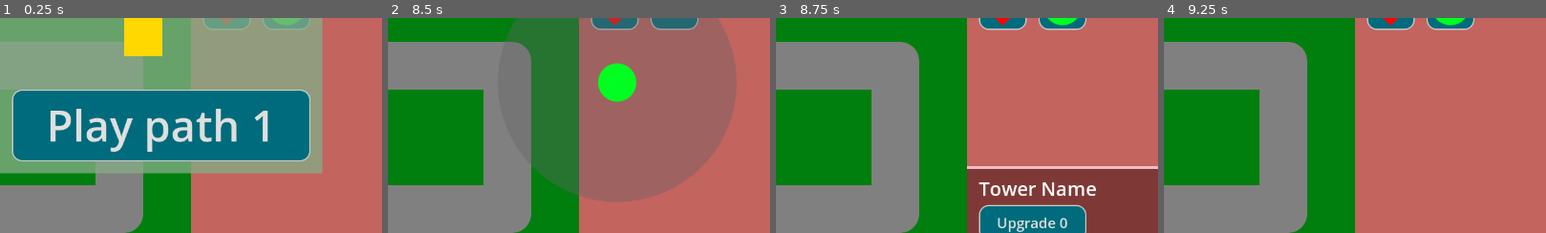
Above: before the commit, frames 1-4 (left to right).
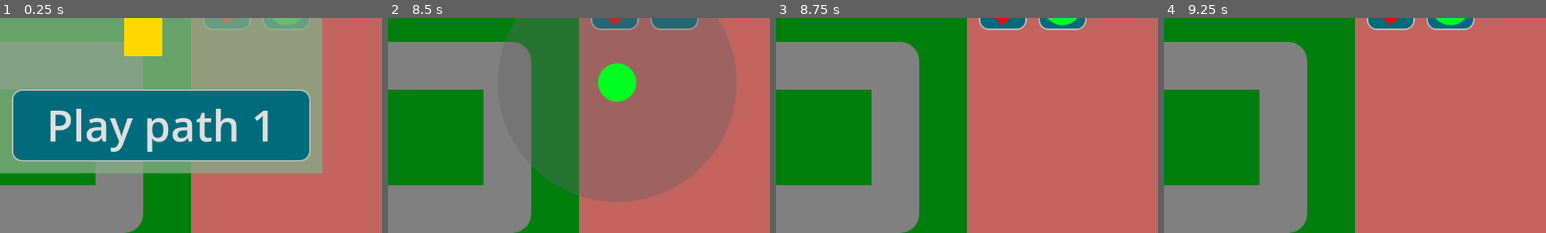
Above: after the commit, the same moments.

Repository: phrasmotica/godot-tower-defence
Game: Godot game, scene res://scenes/game.tscn
Same seed, same stepped clock (60 frames per second), same inputs: the game is played once before the commit and once after it.
Inputs (mouse positions are % of the whole screen's width and height, from its top left):
- Up to frame 1 (0.25 s): no input
- Up to frame 2 (8.5 s): click "Play path 0" at 0.5 s; click (80, 33) at 1.25 s; click (88, 33) at 2 s; click (95, 33) at 2.75 s; click (80, 47) at 3.5 s; click (88, 47) at 4.25 s; tap Enter (ui_accept) at 5, 5.27, 6.02, 7.52, 8.27 s; hold Shift (fast_forward) 5.03-5.78 s; tap . (next_tower) at 5.1, 6.6, 8.1 s; click (88, 47) at 5.17 s; move the mouse to (30, 55) at 5.77 s; tap , (previous_tower) at 5.85, 7.35 s; move the mouse to (60, 28) at 6.52 s; hold Shift (fast_forward) 6.53-8.03 s; move the mouse to (45, 70) at 7.27 s; click (45, 70) at 7.42 s; move the mouse to (80, 65) at 8.02 s
- Up to frame 3 (8.75 s): tap Escape (ui_cancel) at 8.65 s
- Up to frame 4 (9.25 s): move the mouse to (20, 35) at 8.77 s; tap , (previous_tower) at 8.85 s; tap Enter (ui_accept) at 9.02 s
The pictures show only the part of the screen within x 50-100%, y 50-100%; the shares and areas given below are measured in that part.

Frames 1-2 are identical in both runs. In frame 3, 16% of the frame differs, in the area x 50-100%, y 68-100%; in frame 4, nothing differs.

Commit message:
Don't animate tower UI hiding when cancelling tower creation

Diff:
--- a/scripts/game_ui.gd
+++ b/scripts/game_ui.gd
@@ -65,8 +65,6 @@
 
 			for ctb in create_tower_buttons:
 				ctb.is_creating_mode = false
-
-			animate_hide_ui()
 		else:
 			deselect_tower.emit()
 
@@ -125,8 +123,6 @@
 	for ctb in create_tower_buttons:
 		ctb.is_creating_mode = false
 
-	animate_hide_ui()
-
 func _on_placing_tower_selected(tower: Tower):
 	print("Selected " + tower.name)
 
@@ -211,12 +207,6 @@
 
 	game_tint.hide()
 
-func _on_tower_ui_cancel_tower():
-	if placing_tower:
-		placing_tower.queue_free()
-
-	animate_hide_ui()
-
 func _on_tower_ui_upgrade_tower(index: int):
 	upgrade_tower.emit(index)
 
@@ -226,5 +216,3 @@
 func _on_tower_button_cancel_tower():
 	if placing_tower:
 		placing_tower.queue_free()
-
-	animate_hide_ui()
